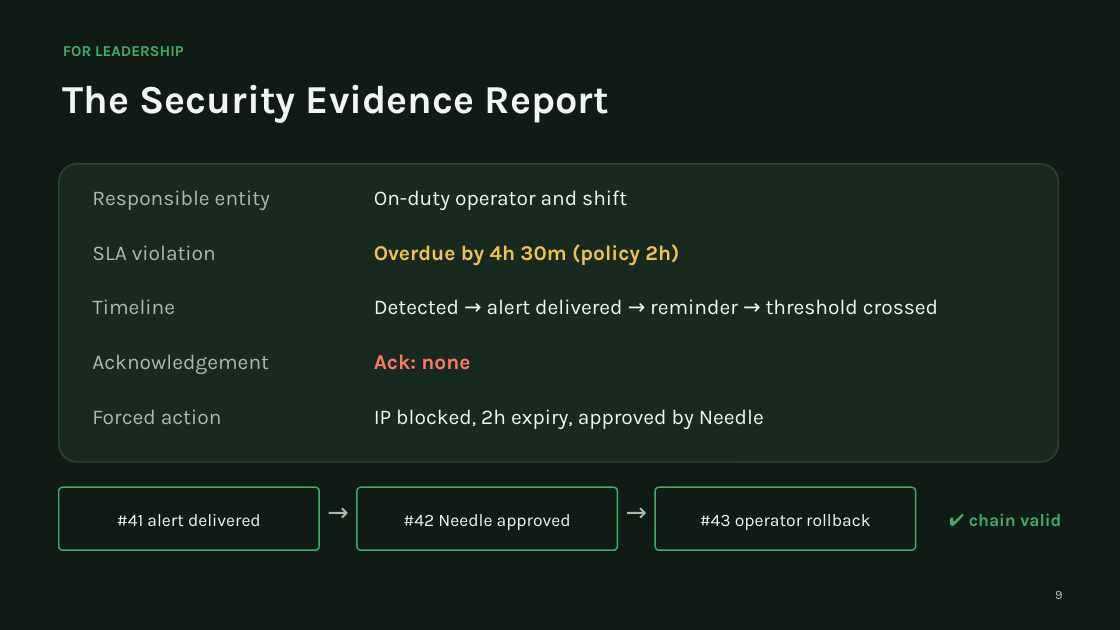
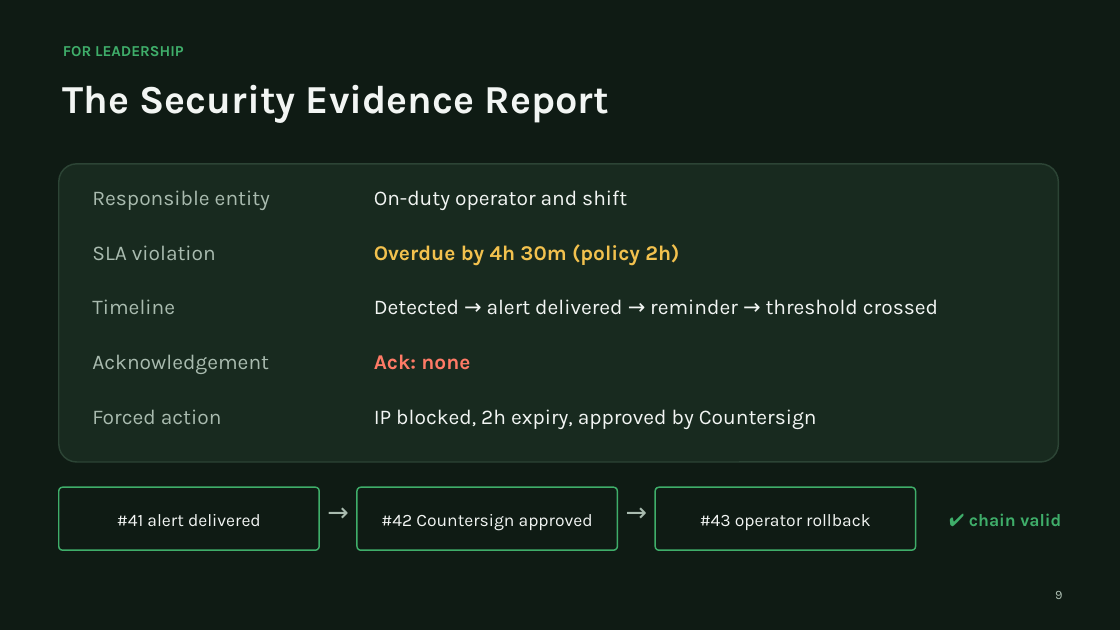
Before and after one commit to RexGuard/SentrAI, a slide deck: slide 9 of mvp/deck/SentrAI.pptx. Drawn at 1120x630 pixels with LibreOffice and Linux fonts; fonts in the diff are those of the drawing. Boxes give left, top, right and bottom in pixels: in the first picture for what was removed or moved away, otherwise in the second. Text is boxed around its words. In the diff, an @@ line names an element or a change of style, - is before the commit and + after.

```diff
--- a/mvp/deck/SentrAI.pptx
+++ b/mvp/deck/SentrAI.pptx
@@ text at (374,409,817,429): text changed @@
-IP blocked, 2h expiry, approved by Needle
+IP blocked, 2h expiry, approved by Countersign
@@ text at (381,514,593,531): text changed @@
-#42 Needle approved
+#42 Countersign approved
```
Also in this commit, not shown: 2 other slides changed, 6 other files.
